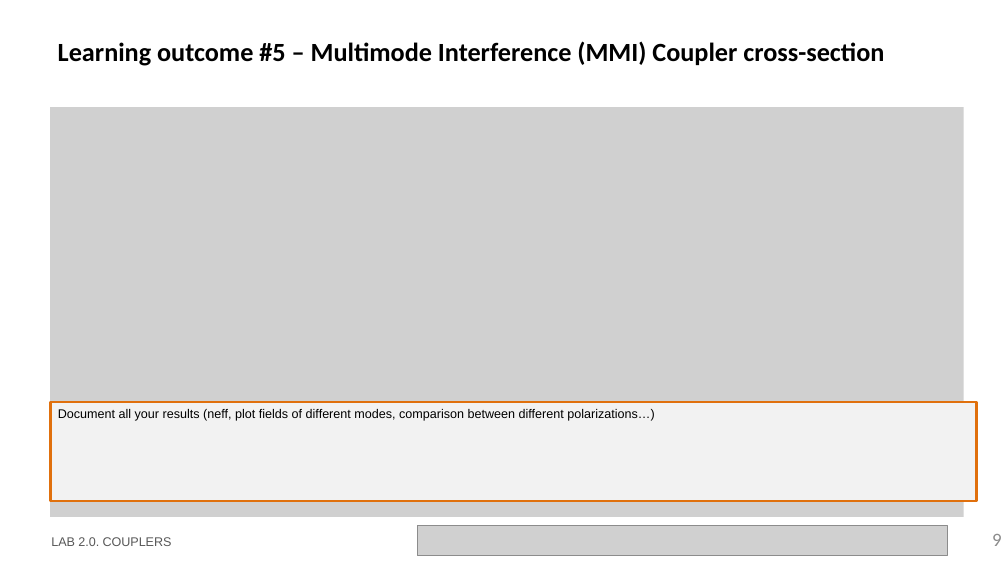
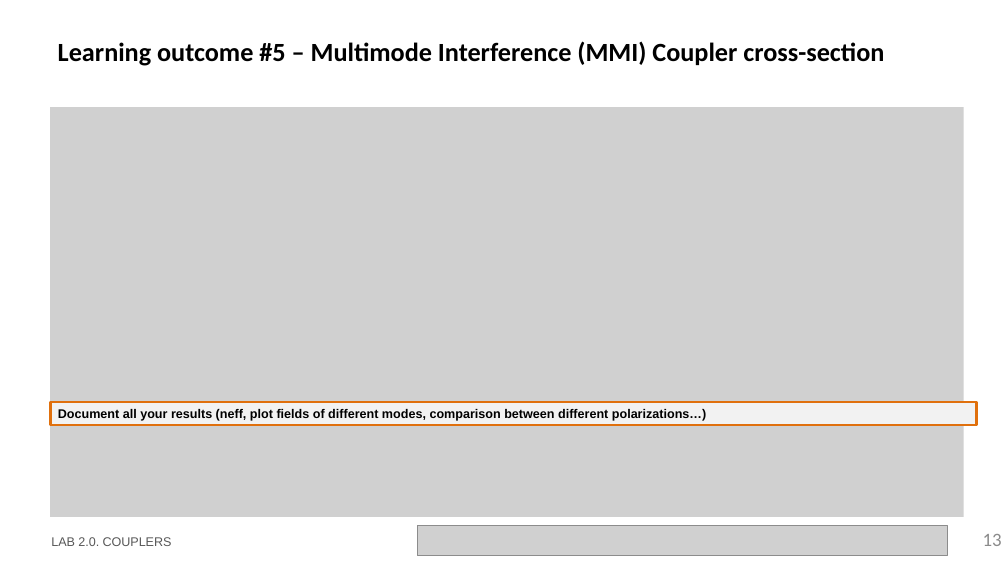
Before and after one commit to Japeacru/cifoin-lab2, a slide deck: slide 13 of LabBook_20.pptx (slide 9 before the commit). Drawn at 1008x567 pixels with LibreOffice and Linux fonts; fonts in the diff are those of the drawing; grey boxes stand for pictures; background and template pictures are left out. Boxes give left, top, right and bottom in pixels: in the first picture for what was removed or moved away, otherwise in the second. Text is boxed around its words. In the diff, an @@ line names an element or a change of style, - is before the commit and + after.

```diff
--- a/LabBook_20.pptx
+++ b/LabBook_20.pptx
@@ rectangle "Document all your results (neff, ...": place and size @@
-rectangle "Document all your results (neff, ..." at bbox=[51, 402, 977, 501]
+rectangle "Document all your results (neff, ..." at bbox=[51, 402, 977, 425]
@@ rectangle "Document all your results (neff, ..." at bbox=[51, 402, 977, 425]: bold on @@
@@ page number at bbox=[983, 534, 1002, 546]: text changed @@
-9
+13
```
Also in this commit, not shown: 5 other slides changed, 7 slides added, 1 slide removed, 1 other file.
